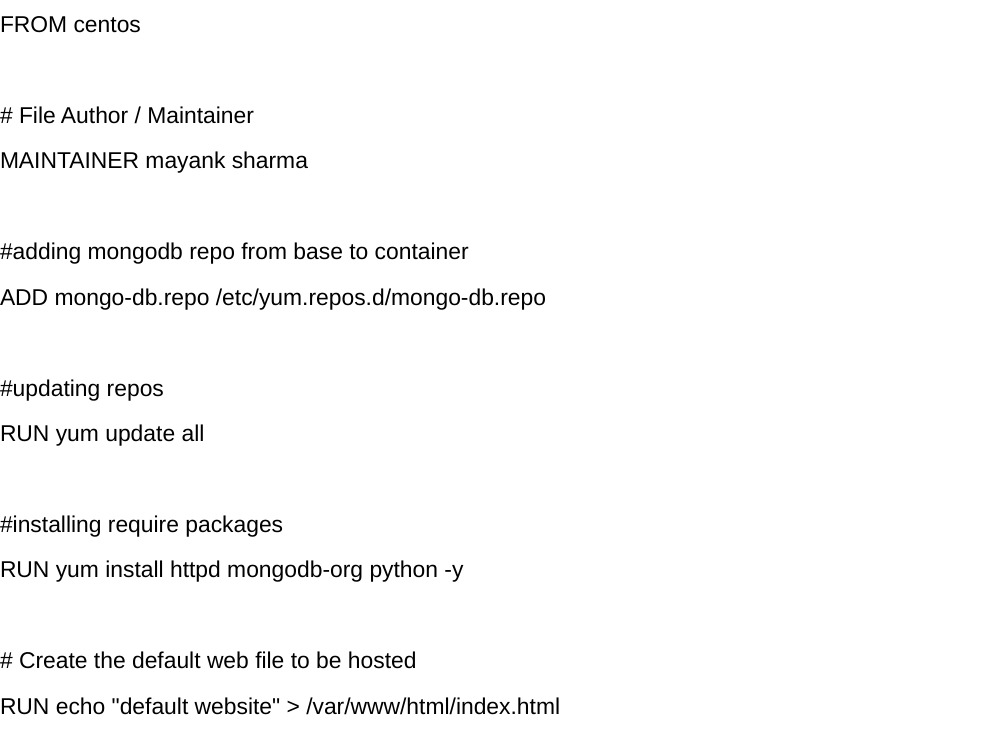
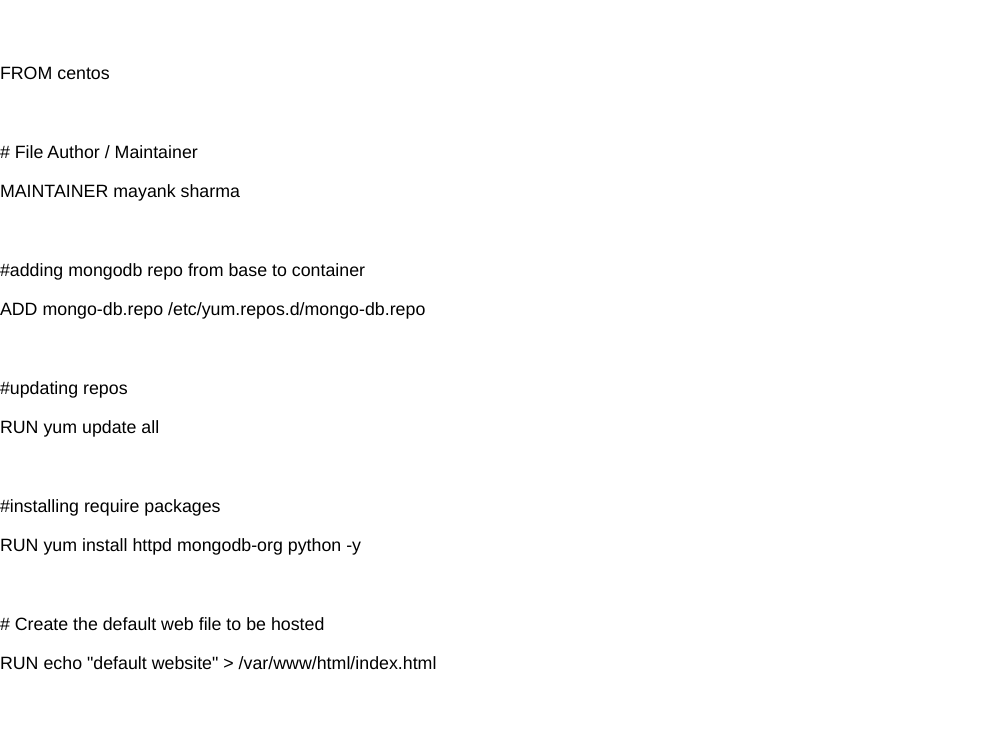
Before and after one commit to hackersdatabase007/mayank, a slide deck: slide 13 of Docker/MY_DOCKERS.pptx (slide 12 before the commit). Drawn at 1008x756 pixels with LibreOffice and Linux fonts; fonts in the diff are those of the drawing. Boxes give left, top, right and bottom in pixels: in the first picture for what was removed or moved away, otherwise in the second. Text is boxed around its words. In the diff, an @@ line names an element or a change of style, - is before the commit and + after.

```diff
--- a/Docker/MY_DOCKERS.pptx
+++ b/Docker/MY_DOCKERS.pptx
@@ subtitle "FROM centos" at [0, 66, 437, 670]: size 18 to 14 pt @@
```
Also in this commit, not shown: 5 other slides changed, 2 slides added, 1 slide removed.
